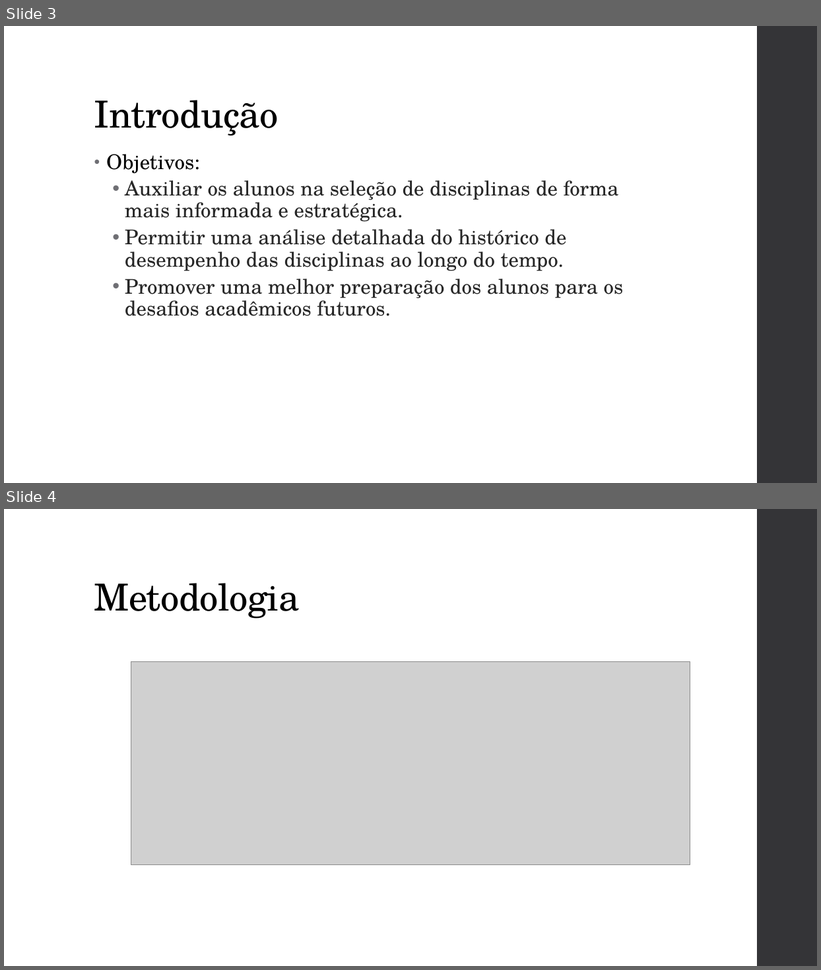
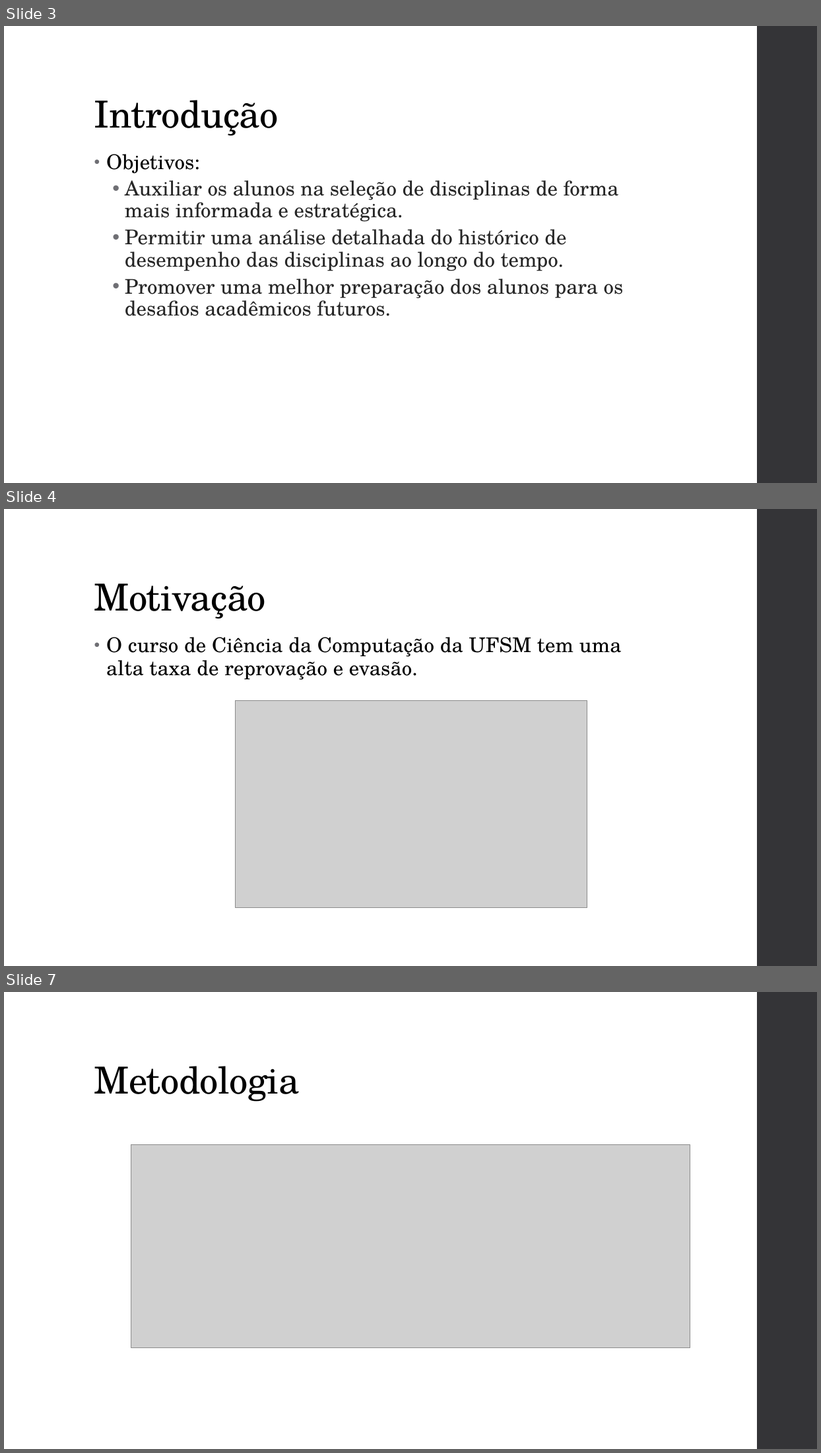
Before and after one commit to gvheisler/dashboard-disciplinas, a slide deck: presentation/presentation.pptx. Shown one above the other, each under a label of ours: slides 3 and 4 before the commit, slides 3, 4 and 7 after it; the slides between them are not shown. The pictures are 821x970 and 821x1453 pixels, drawn with LibreOffice and Linux fonts; fonts in the diff are those of the drawing; grey boxes stand for pictures. Boxes give left, top, right and bottom in pixels: in the first picture for what was removed or moved away, otherwise in the second. Text is boxed around its words. In the diff, an @@ line names an element or a change of style, - is before the commit and + after.

```diff
--- a/presentation/presentation.pptx
+++ b/presentation/presentation.pptx
@@ slide 4 added at <box>4,509,817,966</box>, background #FFFFFF; not listed: 1 template element that a slide beside it also shows @@
@@ title added at <box>94,584,266,619</box>, 44 pt, text #000000 @@
+Motivação
@@ text added at <box>106,637,622,680</box>, 24 pt, text #000000 @@
+• O curso de Ciência da Computação da UFSM tem uma alta taxa de reprovação e evasão.
@@ picture added at <box>236,701,587,908</box> @@
@@ what was slide 4 is now slide 7 @@
```
Also in this commit, not shown: 3 slides changed, 4 other slides added, 3 other files.
